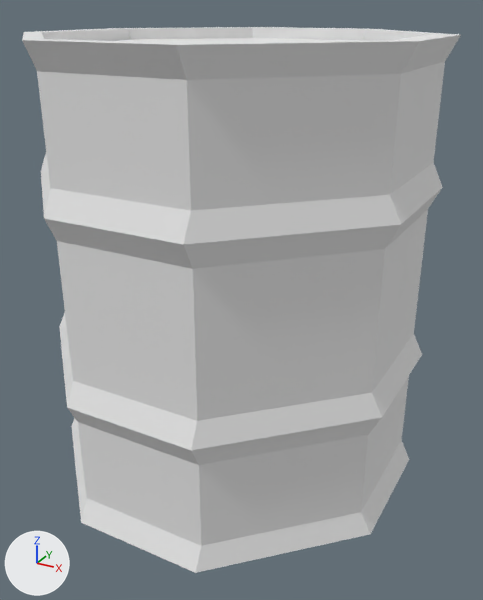
What one commit did to the OBJ model src/main/resources/assets/bdsandm/models/block/metal_barrel.obj.
The view is the same before and after, from a 50 mm lens placed at (1.224, -1.775, 1.051), pointed at (0.534, -0.52, 0.423). Every picture has the same lights, and +X, +Y and +Z are marked at lower left. Where no turn or scale is listed for an object, it has been applied to the vertices.

Before the edit, the objects in view are built like this:
```python
mat_a = principled_material('A')
mat_a.base_color = (0.8, 0.8, 0.8)  # white #e7e7e7
mat_a.roughness = 1.0
mat_b = principled_material('B')
mat_b.base_color = (0.8, 0.8, 0.8)  # white #e7e7e7
mat_b.roughness = 1.0
mat_c = principled_material('C')
mat_c.base_color = (0.8, 0.8, 0.8)  # white #e7e7e7
mat_c.roughness = 1.0
mat_d = principled_material('D')
mat_d.base_color = (0.8, 0.8, 0.8)  # white #e7e7e7
mat_d.roughness = 1.0
me_cube_cube_001 = bpy.data.meshes.new('Cube_Cube.001')
me_cube_cube_001.from_pydata(...)  # 112 vertices, 110 faces; spans x 0.075..0.925, y -0.925..-0.075, z 0.0..1.0
# faces by material slot: [17, 27, 31, 35]
me_cube_cube_001.materials.append(mat_a)  # white #e7e7e7
me_cube_cube_001.materials.append(mat_b)  # white #e7e7e7
me_cube_cube_001.materials.append(mat_c)  # white #e7e7e7
me_cube_cube_001.materials.append(mat_d)  # white #e7e7e7
ob_cube_cube_001 = bpy.data.objects.new('Cube_Cube.001', me_cube_cube_001)
ob_cube_cube_001.location = (0.0, 0.0, 0.0)
```
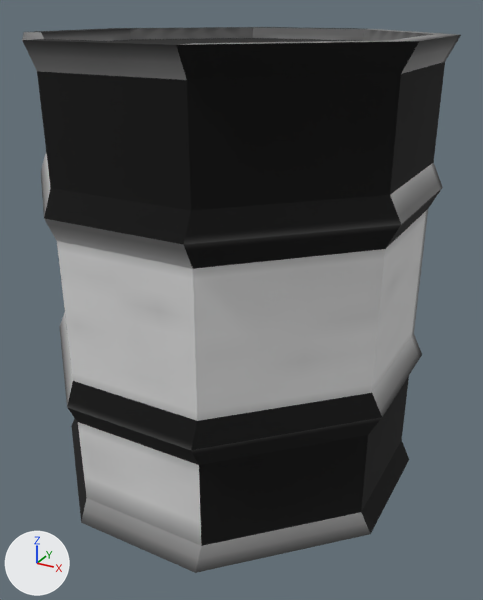
Boxes (x1, y1, x2, y2) around the edits, measured in the pictures (483 x 600 px):
'Cube_Cube.001', surface changed (grey to black)
    both: (22, 27, 461, 573)

The change in detail:
Picture 'metal_barrel_detail_2' (img_metal_barrel_detail_2) is new.
Picture 'metal_barrel_detail_1' (img_metal_barrel_detail_1) is new.
Picture 'metal_barrel_detail_0' (img_metal_barrel_detail_0) is new.
Picture 'metal_barrel' (img_metal_barrel) is new.
In material 'A' (mat_a), base_color is no longer (0.8, 0.8, 0.8), white #e7e7e7.
In material 'A' (mat_a), texture is now set to img_metal_barrel.
In material 'B' (mat_b), base_color is no longer (0.8, 0.8, 0.8), white #e7e7e7.
In material 'B' (mat_b), texture is now set to img_metal_barrel_detail_0.
In material 'C' (mat_c), base_color is no longer (0.8, 0.8, 0.8), white #e7e7e7.
In material 'C' (mat_c), texture is now set to img_metal_barrel_detail_1.
In material 'D' (mat_d), base_color is no longer (0.8, 0.8, 0.8), white #e7e7e7.
In material 'D' (mat_d), texture is now set to img_metal_barrel_detail_2.
